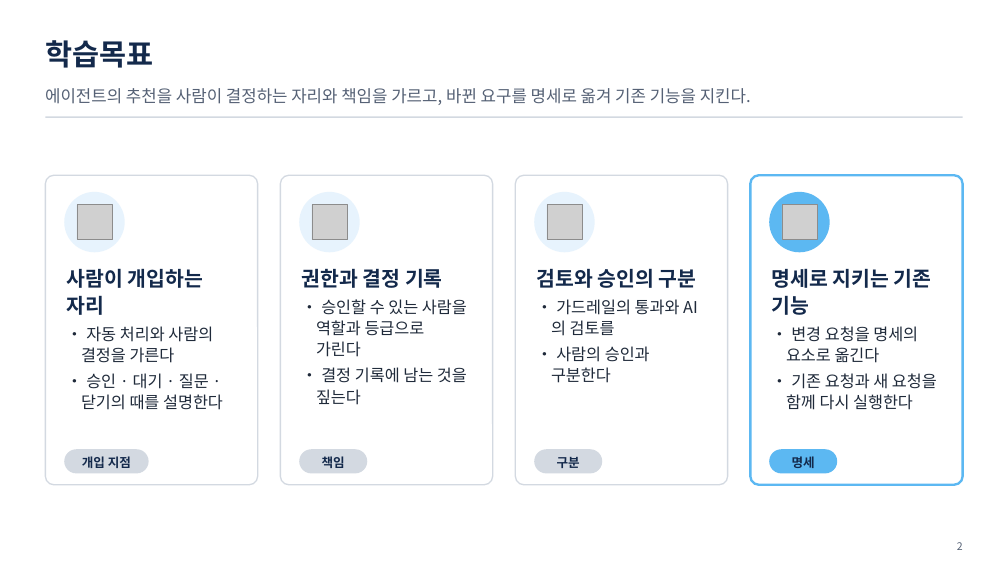
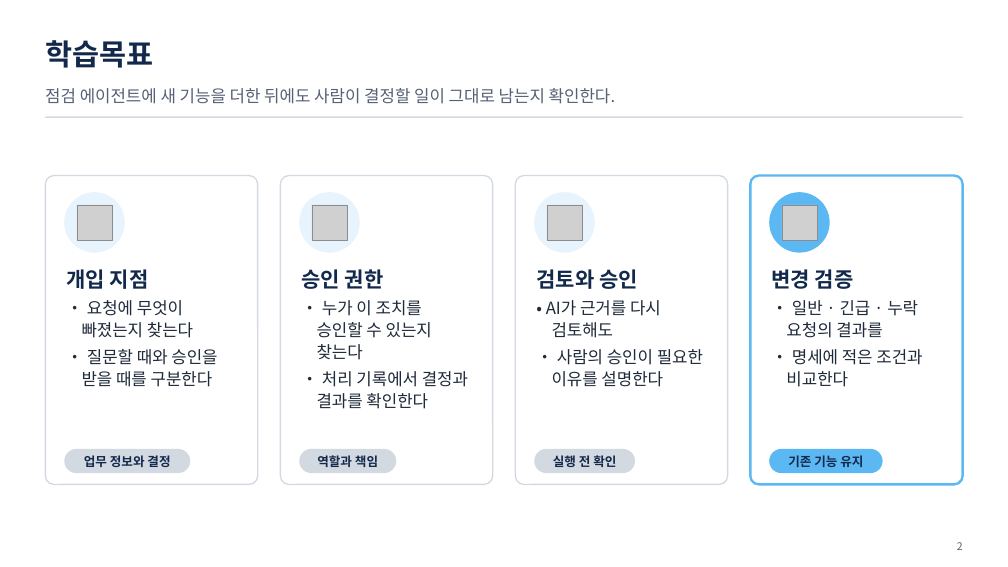
Before and after one commit to uengine-oss/hyd-iot-edu, a slide deck: slide 2 of workspace/강의제작/산출물/통합반/이론/07회차/통합반_07일차.pptx. Drawn at 1008x567 pixels with LibreOffice and Linux fonts; fonts in the diff are those of the drawing; grey boxes stand for pictures. Boxes give left, top, right and bottom in pixels: in the first picture for what was removed or moved away, otherwise in the second. Text is boxed around its words. In the diff, an @@ line names an element or a change of style, - is before the commit and + after.

Commit message:
통합반 7회차 1~13장의 승인·질문·종료 분기를 개편하고 시험 낭독과 공식 렌더 대기를 기록

```diff
--- a/workspace/강의제작/산출물/통합반/이론/07회차/통합반_07일차.pptx
+++ b/workspace/강의제작/산출물/통합반/이론/07회차/통합반_07일차.pptx
@@ text at [45, 88, 616, 104]: text changed @@
-에이전트의 추천을 사람이 결정하는 자리와 책임을 가르고, 바뀐 요구를 명세로 옮겨 기존 기능을 지킨다.
+점검 에이전트에 새 기능을 더한 뒤에도 사람이 결정할 일이 그대로 남는지 확인한다.
@@ text at [66, 269, 217, 387]: text changed; size 15.5 to 16 pt @@
-사람이 개입하는 자리
-• 자동 처리와 사람의 결정을 가른다
-• 승인 · 대기 · 질문 · 닫기의 때를 설명한다
+개입 지점
+• 요청에 무엇이 빠졌는지 찾는다
+• 질문할 때와 승인을 받을 때를 구분한다
@@ text at [301, 269, 468, 409]: text changed; size 15.5 to 16 pt @@
-권한과 결정 기록
-• 승인할 수 있는 사람을 역할과 등급으로 가린다
-• 결정 기록에 남는 것을 짚는다
+승인 권한
+• 누가 이 조치를 승인할 수 있는지 찾는다
+• 처리 기록에서 결정과 결과를 확인한다
@@ text at [536, 269, 703, 387]: text changed; size 15.5 to 16 pt @@
-검토와 승인의 구분
-• 가드레일의 통과와 AI의 검토를
-• 사람의 승인과 구분한다
+검토와 승인
+• AI가 근거를 다시 검토해도
+• 사람의 승인이 필요한 이유를 설명한다
@@ text at [771, 269, 922, 387]: text changed; size 15.5 to 16 pt @@
-명세로 지키는 기존 기능
-• 변경 요청을 명세의 요소로 옮긴다
-• 기존 요청과 새 요청을 함께 다시 실행한다
+변경 검증
+• 일반 · 긴급 · 누락 요청의 결과를
+• 명세에 적은 조건과 비교한다
@@ rounded rectangle: place and size @@
-rounded rectangle at [64, 449, 149, 473]
+rounded rectangle at [64, 449, 191, 473]
@@ rounded rectangle: place and size @@
-rounded rectangle at [299, 449, 368, 473]
+rounded rectangle at [299, 449, 396, 473]
@@ rounded rectangle: place and size @@
-rounded rectangle at [535, 449, 603, 473]
+rounded rectangle at [535, 449, 635, 473]
@@ rounded rectangle: place and size @@
-rounded rectangle at [769, 449, 837, 473]
+rounded rectangle at [769, 449, 882, 473]
@@ text at [84, 455, 170, 467]: text changed @@
-개입 지점
+업무 정보와 결정
@@ text at [317, 455, 378, 467]: text changed @@
-책임
+역할과 책임
@@ text at [553, 455, 616, 467]: text changed @@
-구분
+실행 전 확인
@@ text at [788, 455, 863, 467]: text changed @@
-명세
+기존 기능 유지
```
Also in this commit, not shown: 12 other slides changed, 29 other files.
